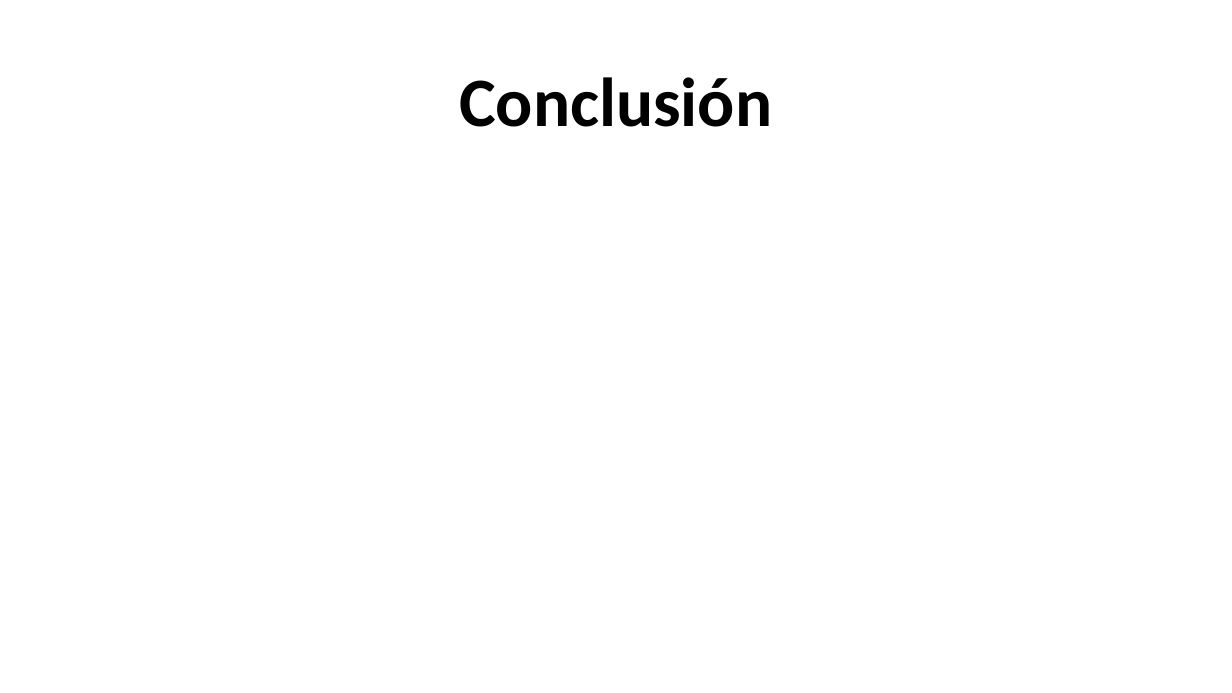
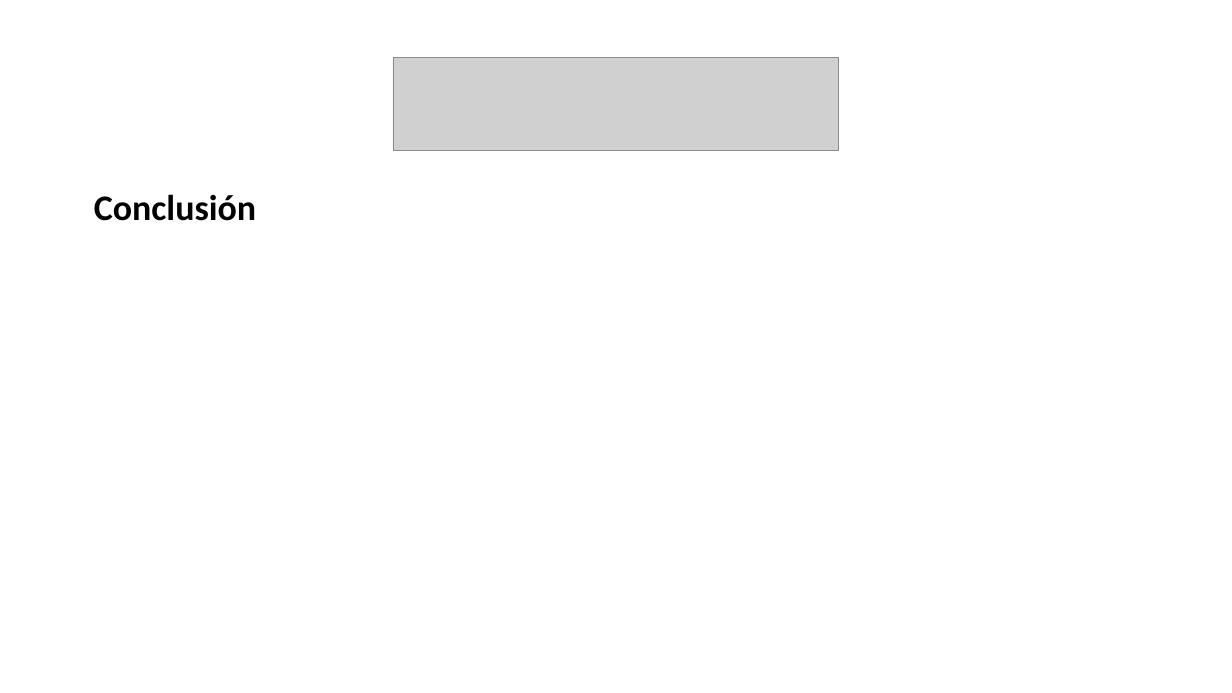
Before and after one commit to Joolmo/ProyectoIntegrado, a slide deck: slide 6 of Informe y PWP del Proyecto/Presentacion Proyecto.pptx. Drawn at 1232x693 pixels with LibreOffice and Linux fonts; fonts in the diff are those of the drawing; grey boxes stand for pictures. Boxes give left, top, right and bottom in pixels: in the first picture for what was removed or moved away, otherwise in the second. Text is boxed around its words. In the diff, an @@ line names an element or a change of style, - is before the commit and + after.

```diff
--- a/Informe y PWP del Proyecto/Presentacion Proyecto.pptx
+++ b/Informe y PWP del Proyecto/Presentacion Proyecto.pptx
@@ picture added at box(393, 57, 839, 151) @@
@@ text "Conclusión": place and size @@
-text "Conclusión" at box(459, 77, 772, 127)
+text "Conclusión" at box(94, 194, 256, 221)
@@ text "Conclusión" at box(94, 194, 256, 221): size 54 to 28 pt; alignment centre to left; more space between paragraphs; vertical alignment middle to top @@
```
Also in this commit, not shown: 4 other slides changed.
